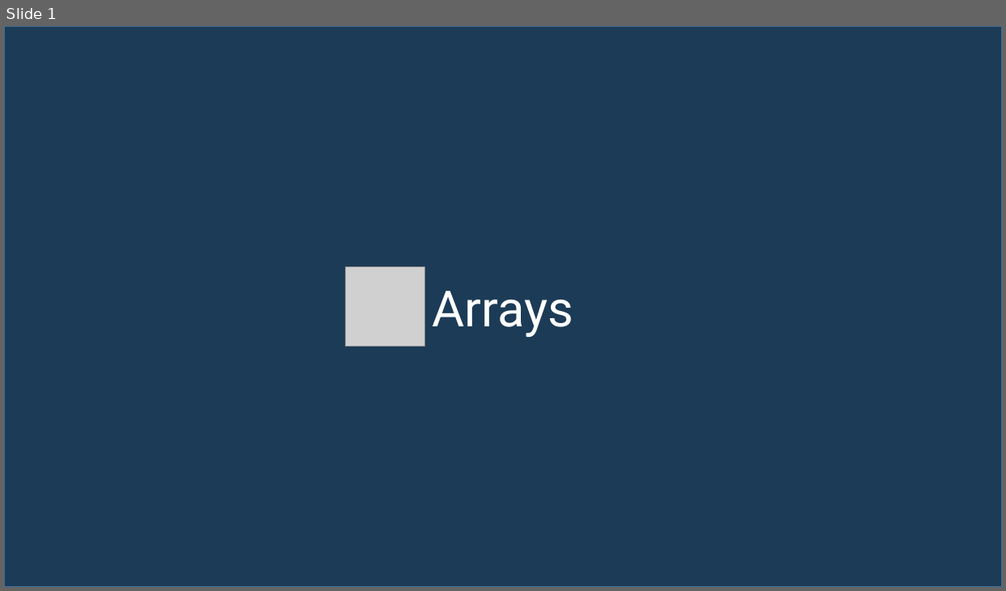
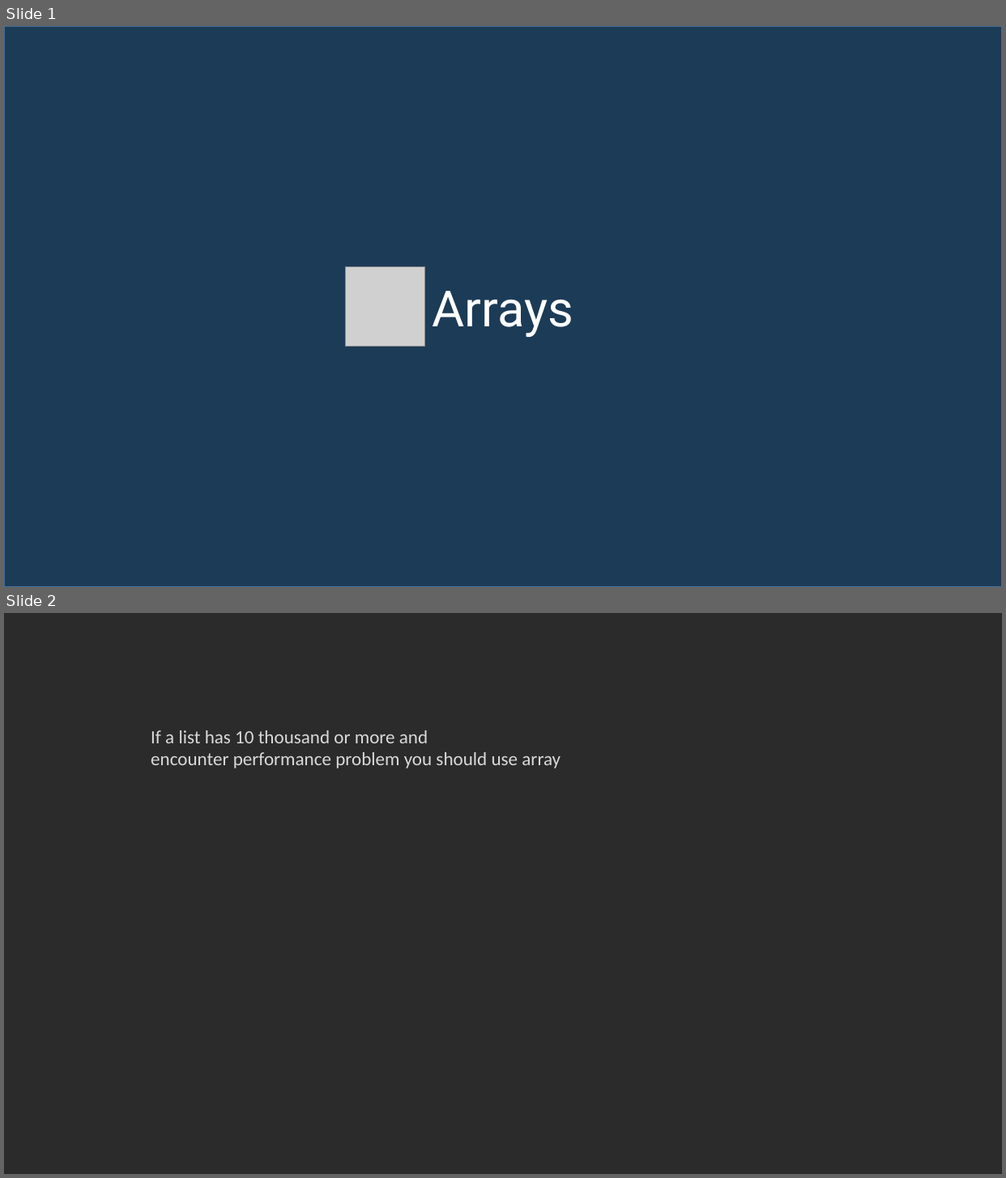
Before and after one commit to min-naing/Python-Tuto-Asset, a slide deck: 64. Arrays.pptx. Shown one above the other, each under a label of ours: slide 1 before the commit, slides 1 and 2 after it. The pictures are 1006x591 and 1006x1178 pixels, drawn with LibreOffice and Linux fonts; fonts in the diff are those of the drawing; grey boxes stand for pictures; background and template pictures are left out; a plain dark background stands for a picture behind light text. Boxes give left, top, right and bottom in pixels: in the first picture for what was removed or moved away, otherwise in the second. Text is boxed around its words. In the diff, an @@ line names an element or a change of style, - is before the commit and + after.

```diff
--- a/64. Arrays.pptx
+++ b/64. Arrays.pptx
@@ slide 2 added at (x1=4, y1=613, x2=1002, y2=1174), background picture (left out) @@
@@ text added at (x1=151, y1=730, x2=560, y2=769), 18 pt, text #D9D9D9 @@
+If a list has 10 thousand or more and
+encounter performance problem you should use array
```
Also in this commit, not shown: 2 other files.
